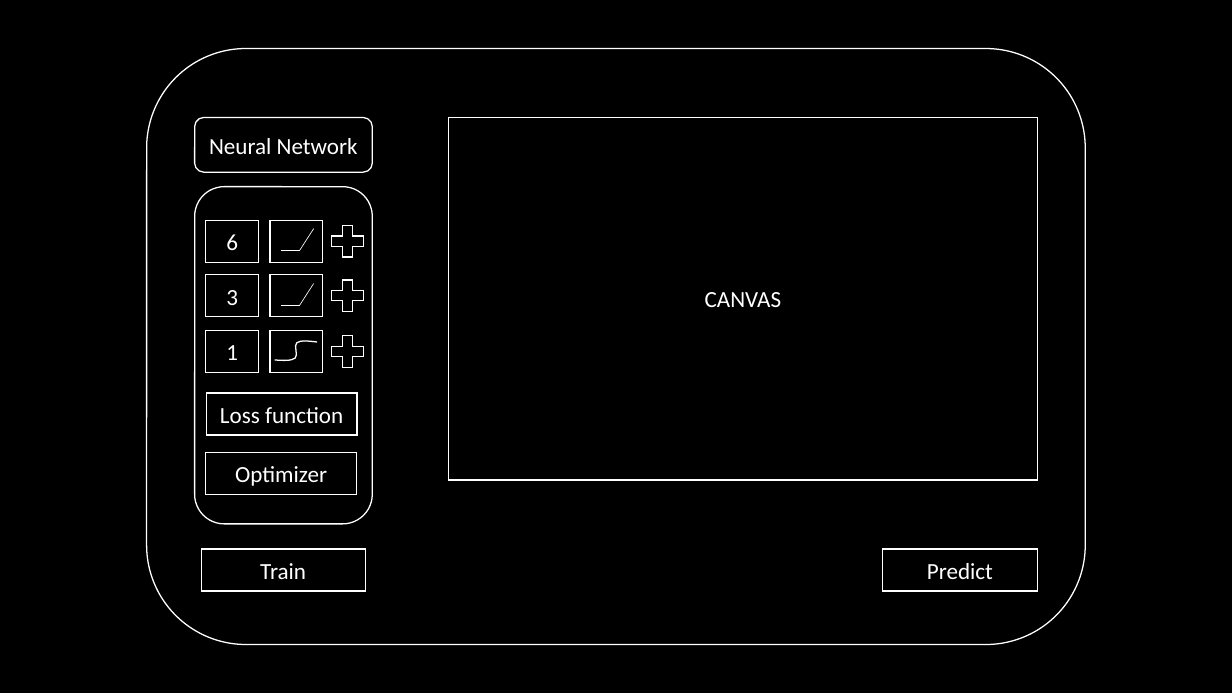
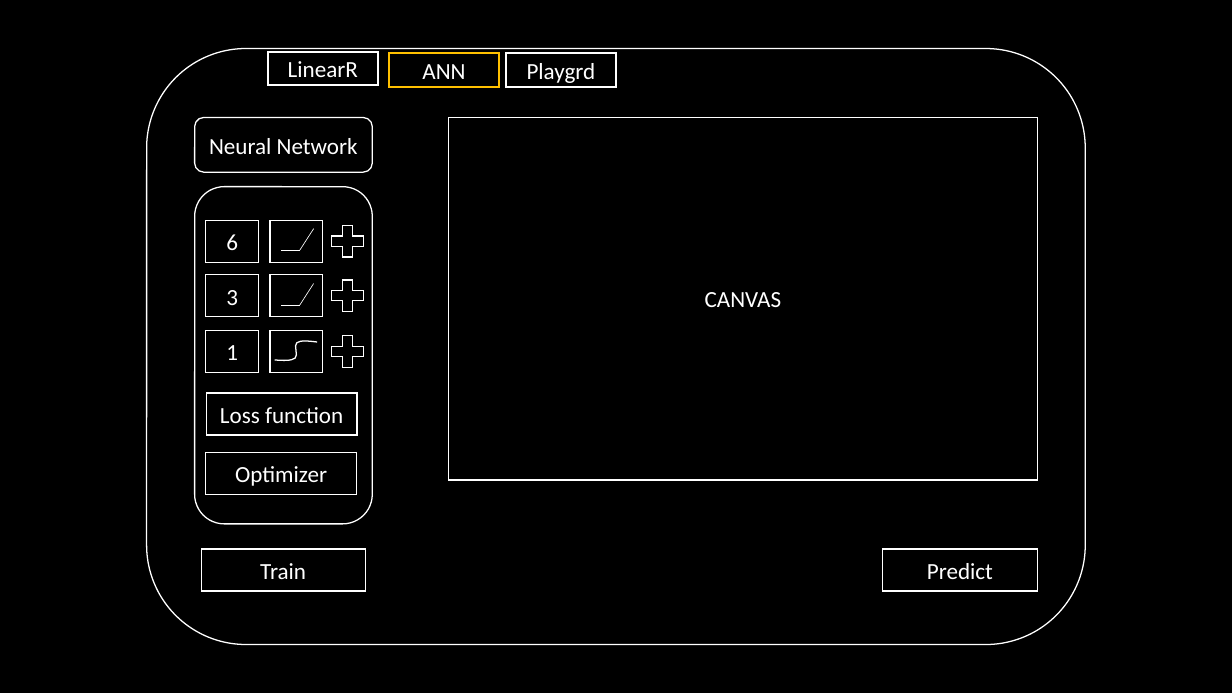
Before and after one commit to evoRegression/Regression, a slide deck: slide 6 of Presentation/evoShapeRecognizer/Session03/Backpropagation.pptx. Drawn at 1232x693 pixels with LibreOffice and Linux fonts; fonts in the diff are those of the drawing. Boxes give left, top, right and bottom in pixels: in the first picture for what was removed or moved away, otherwise in the second. Text is boxed around its words. In the diff, an @@ line names an element or a change of style, - is before the commit and + after.

```diff
--- a/Presentation/evoShapeRecognizer/Session03/Backpropagation.pptx
+++ b/Presentation/evoShapeRecognizer/Session03/Backpropagation.pptx
@@ rectangle added at (x1=268, y1=52, x2=378, y2=85), outline #FFFFFF 1.5 pt, 18 pt, text #FFFFFF @@
+LinearR
@@ rectangle added at (x1=389, y1=53, x2=499, y2=86), outline #FFC000 1.5 pt, 18 pt, text #FFFFFF @@
+ANN
@@ rectangle added at (x1=506, y1=53, x2=616, y2=86), outline #FFFFFF 1.5 pt, 18 pt, text #FFFFFF @@
+Playgrd
```
Also in this commit, not shown: 5 other slides changed, 9 other files.
